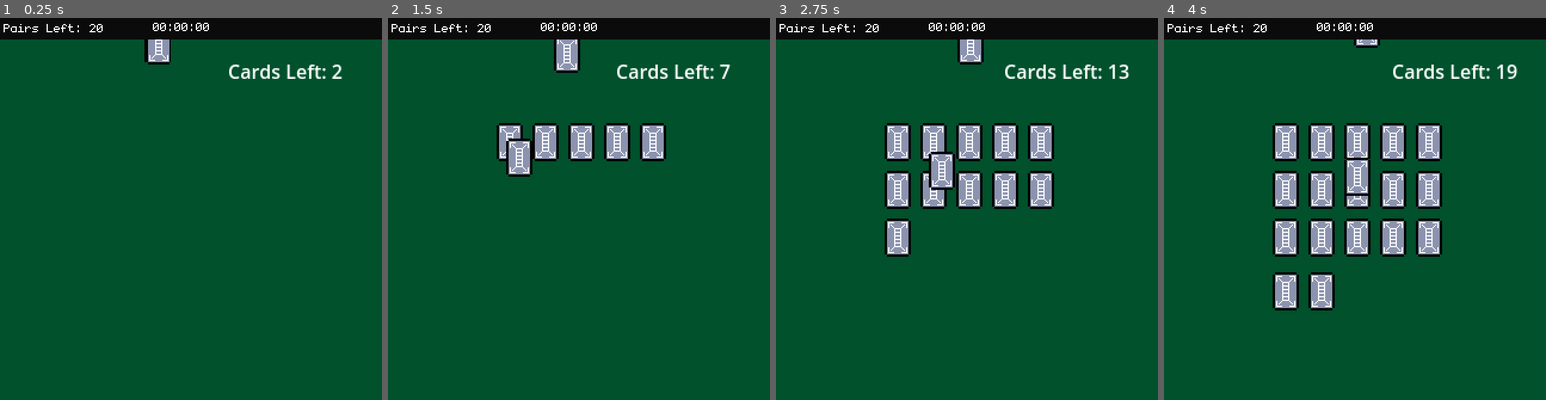
Above: before the commit, frames 1-4 (left to right).
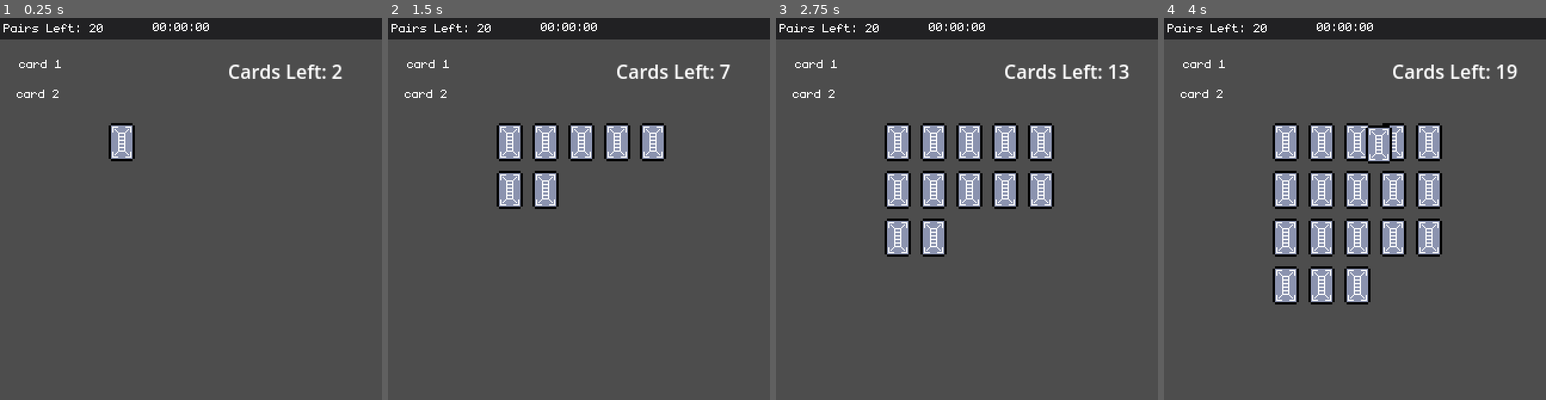
Above: after the commit, the same moments.

Repository: sugarvoid/card-sweeper
Game: Godot game, scene res://game/scene/game.tscn
Same seed, same stepped clock (60 frames per second), same inputs: the game is played once before the commit and once after it. The project has no main scene, so this scene is started directly.
Inputs (mouse positions are in pixels of both pictures, inside the frame that each line leads up to):
- Up to frame 1 (0.25 s): no input
- Up to frame 2 (1.5 s): move the mouse to (510, 140) at 0.52 s; click (510, 140) at 0.67 s; move the mouse to (544, 140) at 1.27 s; click (544, 140) at 1.42 s
- Up to frame 3 (2.75 s): move the mouse to (970, 140) at 2.02 s; click (970, 140) at 2.17 s
- Up to frame 4 (4 s): move the mouse to (1393, 140) at 2.77 s; click (1393, 140) at 2.92 s; move the mouse to (1427, 140) at 3.52 s; click (1427, 140) at 3.67 s

The runs differ from the first frame. In frame 1, 94% of the frame differs, in the area x 0-100%, y 5-100%; in frame 2, 91%; in frame 3, 87%; in frame 4, 84%.

Commit message:
Add debug labels and fix fast clicking exploit

Diff:
--- a/game/scene/card.tscn
+++ b/game/scene/card.tscn
@@ -5,6 +5,22 @@
 
 [sub_resource type="RectangleShape2D" id="RectangleShape2D_x3q6m"]
 size = Vector2(20, 30)
+
+[sub_resource type="Animation" id="Animation_otpag"]
+resource_name = "fade_away"
+length = 0.4
+tracks/0/type = "value"
+tracks/0/imported = false
+tracks/0/enabled = true
+tracks/0/path = NodePath(".:modulate")
+tracks/0/interp = 1
+tracks/0/loop_wrap = true
+tracks/0/keys = {
+"times": PackedFloat32Array(0, 0.4),
+"transitions": PackedFloat32Array(1, 1),
+"update": 0,
+"values": [Color(1, 1, 1, 1), Color(1, 1, 1, 0)]
+}
 
 [sub_resource type="Animation" id="Animation_04jxs"]
 resource_name = "hide_face"
@@ -66,22 +82,6 @@
 }]
 }
 
-[sub_resource type="Animation" id="Animation_otpag"]
-resource_name = "fade_away"
-length = 0.4
-tracks/0/type = "value"
-tracks/0/imported = false
-tracks/0/enabled = true
-tracks/0/path = NodePath(".:modulate")
-tracks/0/interp = 1
-tracks/0/loop_wrap = true
-tracks/0/keys = {
-"times": PackedFloat32Array(0, 0.4),
-"transitions": PackedFloat32Array(1, 1),
-"update": 0,
-"values": [Color(1, 1, 1, 1), Color(1, 1, 1, 0)]
-}
-
 [sub_resource type="AnimationLibrary" id="AnimationLibrary_n76kx"]
 _data = {
 "fade_away": SubResource("Animation_otpag"),
--- a/game/scene/game.tscn
+++ b/game/scene/game.tscn
@@ -17,7 +17,7 @@
 offset_left = -15.0
 offset_right = 331.0
 offset_bottom = 18.0
-color = Color(0.0431373, 0.0431373, 0.0431373, 1)
+color = Color(0.129412, 0.129412, 0.137255, 1)
 
 [node name="LblCardsLeft" type="Label" parent="HUD"]
 offset_left = 191.0
@@ -46,8 +46,30 @@
 horizontal_alignment = 1
 vertical_alignment = 1
 
+[node name="lblCard_1" type="Label" parent="HUD"]
+offset_left = -39.0
+offset_top = 22.0
+offset_right = 108.0
+offset_bottom = 54.0
+theme_override_fonts/font = ExtResource("3_8l6uw")
+theme_override_font_sizes/font_size = 16
+text = "card 1"
+horizontal_alignment = 1
+vertical_alignment = 1
+
+[node name="lblCard_2" type="Label" parent="HUD"]
+offset_left = -41.0
+offset_top = 47.0
+offset_right = 106.0
+offset_bottom = 79.0
+theme_override_fonts/font = ExtResource("3_8l6uw")
+theme_override_font_sizes/font_size = 16
+text = "card 2"
+horizontal_alignment = 1
+vertical_alignment = 1
+
 [node name="BackGround" type="Sprite2D" parent="."]
-position = Vector2(164, 163)
+position = Vector2(-309, 184)
 scale = Vector2(21.875, 20.9375)
 texture = ExtResource("4_7goxy")
 
@@ -109,19 +131,19 @@
 position = Vector2(222, 184)
 
 [node name="15" type="Marker2D" parent="CardManager/CardPositions"]
-position = Vector2(102, 229)
+position = Vector2(102, 224)
 
 [node name="16" type="Marker2D" parent="CardManager/CardPositions"]
-position = Vector2(132, 229)
+position = Vector2(132, 224)
 
 [node name="17" type="Marker2D" parent="CardManager/CardPositions"]
-position = Vector2(162, 229)
+position = Vector2(162, 224)
 
 [node name="18" type="Marker2D" parent="CardManager/CardPositions"]
-position = Vector2(192, 229)
+position = Vector2(192, 224)
 
 [node name="19" type="Marker2D" parent="CardManager/CardPositions"]
-position = Vector2(222, 229)
+position = Vector2(222, 224)
 
 [node name="Cards" type="Node2D" parent="CardManager"]
 
--- a/game/script/card.gd
+++ b/game/script/card.gd
@@ -22,6 +22,7 @@
 var slot: int
 var board_position: Vector2
 var is_on_board: bool
+
 
 var positions: Array[Vector2] = [
 	Vector2()
@@ -66,7 +67,7 @@
 
 func slide_to_position() -> void:
 	var tween = get_tree().create_tween()
-	tween.tween_property(self, "position", board_position, 0.5)
+	tween.tween_property(self, "position", board_position, 0.2)
 	tween.tween_callback(on_board_placement)
 
 func fake_shuffle() -> void:
@@ -83,7 +84,7 @@
 
 func _on_area_2d_input_event(viewport, event, shape_idx):
 	if event is InputEventMouseButton and event.pressed and event.button_index==1:
-		print(self.card_type)
+		#print(self.card_type)
 		emit_signal("was_clicked", self)
 
 
--- a/game/script/card_manager.gd
+++ b/game/script/card_manager.gd
@@ -3,6 +3,7 @@
 
 signal on_card_amount_change(num: int)
 signal pair_made
+signal card_flipped_over(c:Card)
 
 #var all_cards: Array[Card]
 var cards_clicked: int
@@ -45,8 +46,8 @@
 
 # Called every frame. 'delta' is the elapsed time since the previous frame.
 func _process(delta):
-	pass
-	##print(faceup_cards.size())
+
+	print(cards_clicked)
 
 func _unhandled_input(event):
 	if event.is_action_pressed("ui_cancel"):
@@ -118,9 +119,11 @@
 	for c in faceup_cards:
 		c.facedown()
 	faceup_cards.clear()
+	emit_signal("card_flipped_over", faceup_cards)
 
 func add_to_array(c: Card) -> void:
 	faceup_cards.push_back(c)
+	emit_signal("card_flipped_over", faceup_cards)
 	if faceup_cards.size() == 2:
 		check_cards()
 
@@ -133,22 +136,24 @@
 	return true
 
 func flip_over_card(c: Card) -> void:
-	if cards_clicked < 2 and can_click:
-		if faceup_cards.size() < 2:
-			if !c.is_face_showing:
-				cards_clicked += 1
-				c.faceup()
+	if faceup_cards.size() < 2 and can_click and cards_clicked < 2:
+		can_click = false
+		if !c.is_face_showing:
+			cards_clicked += 1
+			c.faceup()
+			await get_tree().create_timer(0.25).timeout
+			can_click = true
 
 func check_cards() -> void:
 	#TODO: Check if cards match
+	cards_clicked = 0
 	if faceup_cards[0].card_type == faceup_cards[1].card_type:
 		print("they match")
+		can_click = false
 		emit_signal("pair_made")
 		#TODO: Remove cards from board
 		for card in faceup_cards:
 			card.fade_away()
-
-
 		if faceup_cards[0].card_type == 6:
 			pass
 			#TODO: Remove one skull card
@@ -156,7 +161,10 @@
 			pass
 			#TODO: Player matched skull
 		faceup_cards.clear()
-		cards_clicked = 0
+		emit_signal("card_flipped_over", faceup_cards)
+
+		await get_tree().create_timer(0.5).timeout
+		can_click = true
 	else:
 		$TmrFlipDelay.start()
 
--- a/game/script/game.gd
+++ b/game/script/game.gd
@@ -12,6 +12,7 @@
 	print("game ready")
 	card_mamager.connect("on_card_amount_change", HUD.update_cards_left)
 	card_mamager.connect("pair_made", lower_pairs_left)
+	card_mamager.connect("card_flipped_over", HUD.update_card_labels)
 	HUD.update_cards_left(card_mamager.cards_on_board.size())
 	HUD.update_pair_label(pairs_left)
 
--- a/game/script/hud.gd
+++ b/game/script/hud.gd
@@ -16,3 +16,12 @@
 
 func update_pair_label(num:int) -> void:
 	lbl_pairs_left.text = str("Pairs Left: ", num)
+
+func update_card_labels(cards: Array[Card]) -> void:
+	if cards.size() == 0:
+		$lblCard_1.text = str("Card 1: ")
+		$lblCard_2.text = str("Card 2: ")
+	elif cards.size() == 1:
+		$lblCard_1.text = str("Card 1: ", cards[0].name)
+	elif cards.size() == 2:
+		$lblCard_2.text = str("Card 2: ", cards[1].name)
Binary file changed: game/asset/card-Sheet.png
